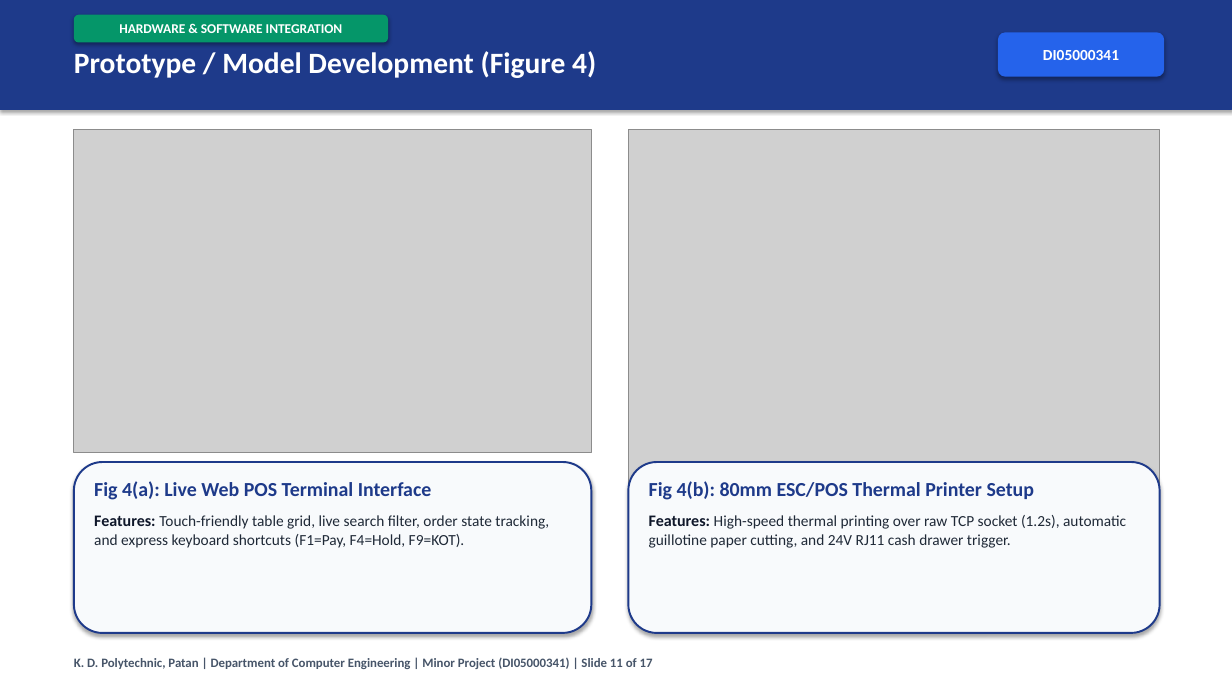
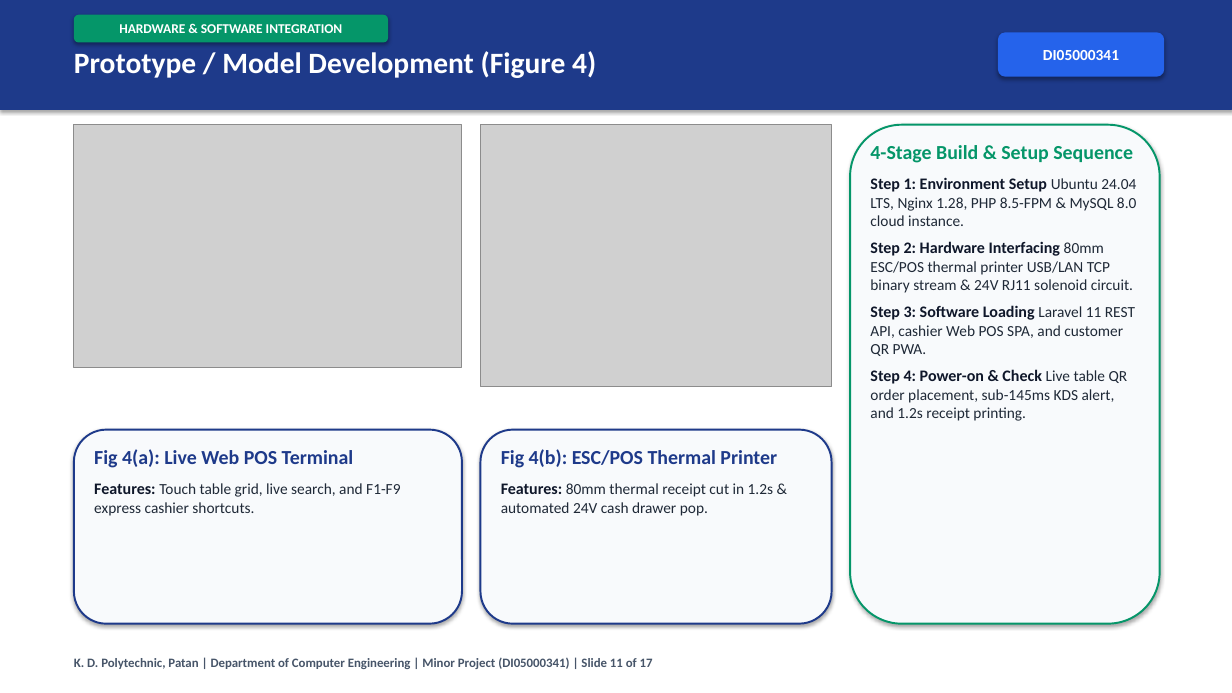
Before and after one commit to Shubh-Patel-07/DineFlow-AI, a slide deck: slide 11 of docs/DineFlow_AI_GTU_Minor_Project_Presentation.pptx. Drawn at 1232x693 pixels with LibreOffice and Linux fonts; fonts in the diff are those of the drawing; grey boxes stand for pictures. Boxes give left, top, right and bottom in pixels: in the first picture for what was removed or moved away, otherwise in the second. Text is boxed around its words. In the diff, an @@ line names an element or a change of style, - is before the commit and + after.

Commit message:
docs(gtu): align Slide 3 industry stats and Slide 11 4-stage build sequence with GTU demo PPT template

```diff
--- a/docs/DineFlow_AI_GTU_Minor_Project_Presentation.pptx
+++ b/docs/DineFlow_AI_GTU_Minor_Project_Presentation.pptx
@@ picture: place and size @@
-picture at [74, 129, 592, 453]
+picture at [74, 125, 462, 367]
@@ picture: place and size @@
-picture at [628, 129, 1160, 526]
+picture at [481, 125, 832, 387]
@@ rounded rectangle: place and size @@
-rounded rectangle at [74, 462, 592, 633]
+rounded rectangle at [850, 125, 1160, 624]
@@ rounded rectangle at [850, 125, 1160, 624]: outline #1E3A8A 1.5 pt to #059669 1.5 pt @@
@@ text added at [870, 145, 1136, 421], 12 pt, text #1F2937 @@
+4-Stage Build & Setup Sequence
+Step 1: Environment Setup Ubuntu 24.04 LTS, Nginx 1.28, PHP 8.5-FPM & MySQL 8.0 cloud instance.
+Step 2: Hardware Interfacing 80mm ESC/POS thermal printer USB/LAN TCP binary stream & 24V RJ11 solenoid circuit.
+Step 3: Software Loading Laravel 11 REST API, cashier Web POS SPA, and customer QR PWA.
+Step 4: Power-on & Check Live table QR order placement, sub-145ms KDS alert, and 1.2s receipt printing.
@@ rounded rectangle: place and size @@
-rounded rectangle at [628, 462, 1160, 633]
+rounded rectangle at [74, 430, 462, 624]
@@ text at [94, 449, 400, 516]: text changed @@
-Fig 4(a): Live Web POS Terminal Interface
-Features: Touch-friendly table grid, live search filter, order state tracking, and express keyboard shortcuts (F1=Pay, F4=Hold, F9=KOT).
+Fig 4(a): Live Web POS Terminal
+Features: Touch table grid, live search, and F1-F9 express cashier shortcuts.
@@ rounded rectangle added at [481, 430, 832, 624], fill #F8FAFC, outline #1E3A8A 1.5 pt @@
@@ text at [501, 449, 777, 516]: text changed @@
-Fig 4(b): 80mm ESC/POS Thermal Printer Setup
-Features: High-speed thermal printing over raw TCP socket (1.2s), automatic guillotine paper cutting, and 24V RJ11 cash drawer trigger.
+Fig 4(b): ESC/POS Thermal Printer
+Features: 80mm thermal receipt cut in 1.2s & automated 24V cash drawer pop.
```
Also in this commit, not shown: 1 other slide changed.
